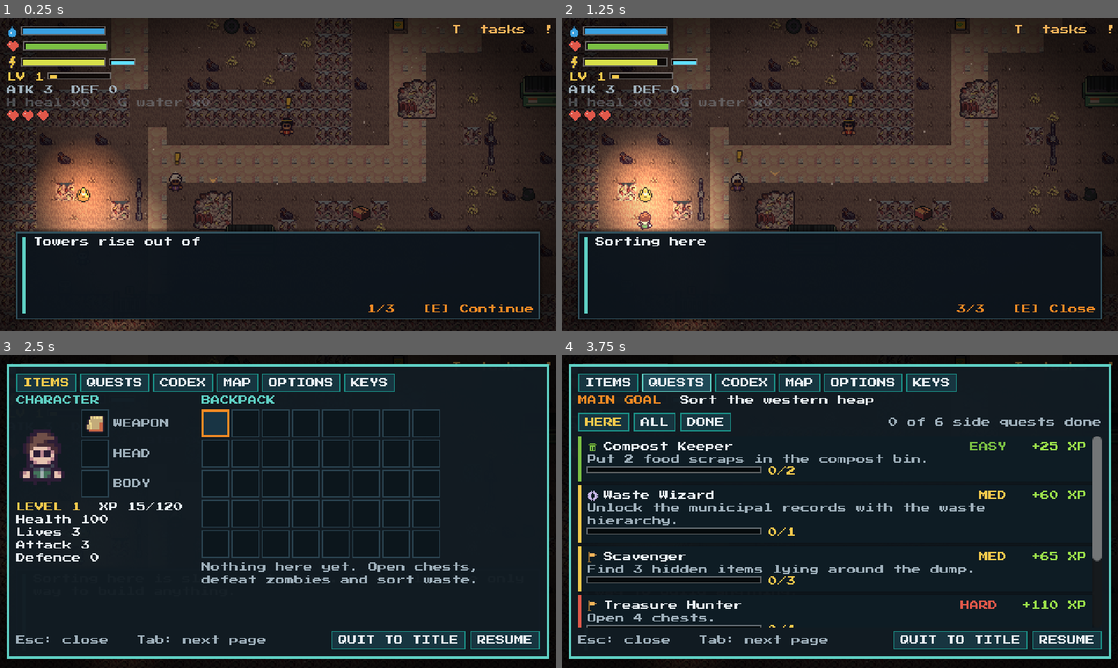
Above: before the commit, frames 1-4 (two rows, left to right).
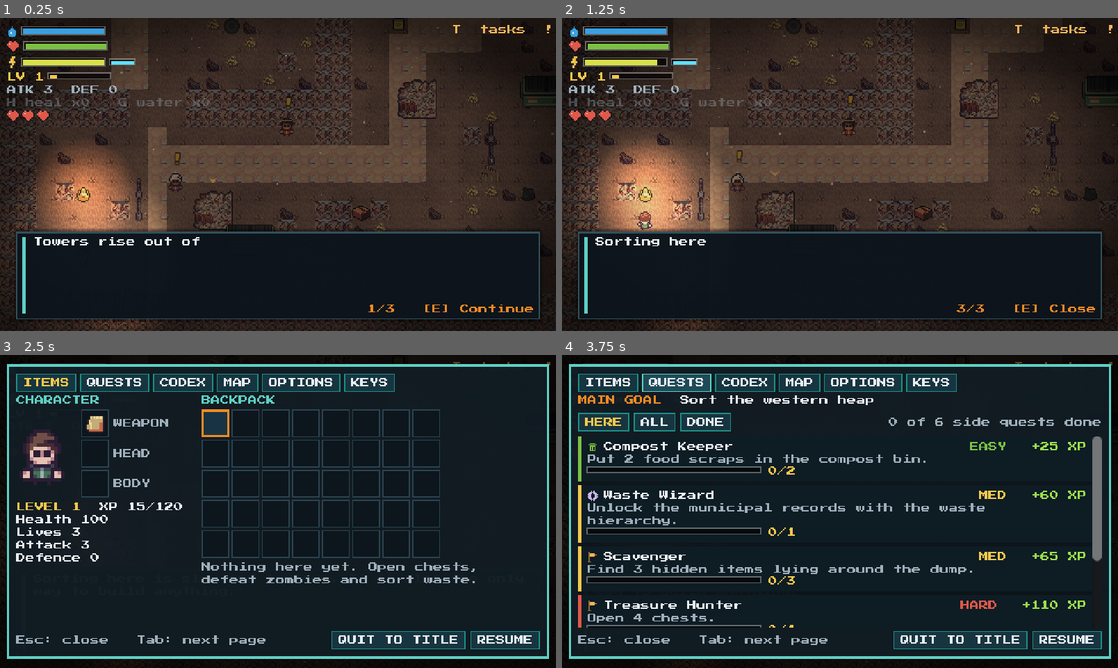
Above: after the commit, the same moments.

Repository: hsan-gg/the-last-drop
Game: Godot game, scene res://world/dump.tscn
The game is run twice, just before and just after one commit, with the same random seed, the same clock (stepped at 60 frames per second) and the same inputs. This scene is started directly instead of the project's main scene.
Inputs (mouse positions are in pixels of both pictures, inside the frame that each line leads up to):
- Up to frame 1 (0.25 s): no input
- Up to frame 2 (1.25 s): tap Enter (ui_accept) at 0.5, 0.77, 1.07 s; move the mouse to (812, 237) at 0.52 s; hold W (move_up) from 0.53 s (still down); tap J (attack) at 0.6 s; click (812, 237) at 0.67 s
- Up to frame 3 (2.5 s): release W (move_up) at 1.25 s; drag from (444, 558) to (83, 558) at 1.27 s; move the mouse to (111, 464) at 2.02 s; hold A (move_left) from 2.03 s (still down); tap I (equipment) at 2.1 s; click (111, 464) at 2.17 s
- Up to frame 4 (3.75 s): release A (move_left) at 2.75 s; click "ITEMS" at 2.75 s; click "QUESTS" at 3.5 s

The runs differ from the first frame. In frame 1, less than 0.1% of the frame differs, in the area x 10-100%, y 1-66%; in frame 2, less than 0.1%, in the area x 3-90%, y 5-68%; in frame 3, less than 0.1%; in frame 4, less than 0.1%.

Commit message:
feat: living world ambience: flowing water, swaying grass, bubbling toxins, air particles and pollution haze per region

Diff:
--- a/data/areas.json
+++ b/data/areas.json
@@ -176,7 +176,15 @@
 				}
 			}
 		},
-		"lit_tint": "#f0d8bc"
+		"lit_tint": "#f0d8bc",
+		"ambience": [
+			"ash",
+			"embers"
+		],
+		"haze": {
+			"color": "#7a6040",
+			"alpha": 0.08
+		}
 	},
 	{
 		"id": "factory",
@@ -359,7 +367,15 @@
 				}
 			}
 		},
-		"lit_tint": "#bcc8f0"
+		"lit_tint": "#bcc8f0",
+		"ambience": [
+			"ash",
+			"flies"
+		],
+		"haze": {
+			"color": "#5a8a40",
+			"alpha": 0.12
+		}
 	},
 	{
 		"id": "dump",
@@ -644,7 +660,15 @@
 				}
 			}
 		},
-		"lit_tint": "#f0dcc4"
+		"lit_tint": "#f0dcc4",
+		"ambience": [
+			"flies",
+			"dust"
+		],
+		"haze": {
+			"color": "#8a7040",
+			"alpha": 0.12
+		}
 	},
 	{
 		"id": "river",
@@ -905,6 +929,14 @@
 				}
 			}
 		},
-		"lit_tint": "#c8e0e4"
+		"lit_tint": "#c8e0e4",
+		"ambience": [
+			"mist",
+			"flies"
+		],
+		"haze": {
+			"color": "#6a7a60",
+			"alpha": 0.1
+		}
 	}
 ]
--- a/test/unit/test_region_generator.gd
+++ b/test/unit/test_region_generator.gd
@@ -143,3 +143,11 @@
 	assert_gt(counts["hard"], counts["medium"])
 	assert_gt(counts["hardcore"], counts["hard"])
 	assert_gte(counts["medium"], counts["easy"])
+
+
+func test_the_world_is_alive_water_toxins_and_air() -> void:
+	var area: GameArea = add_child_autofree(preload("res://world/river.tscn").instantiate())
+	await wait_physics_frames(2)
+	var counts := area.ambience.counts()
+	assert_gt(counts["water"], 0, "the river flows")
+	assert_gt(counts["airs"], 0, "something hangs in the air")
--- /dev/null
+++ b/world/ambience.gd
@@ -0,0 +1,197 @@
+class_name Ambience
+extends Node2D
+## Makes a region feel alive. Drawn over the ground in world space: ripples
+## that drift across water, blades of grass that sway in the wind, bubbles and
+## vapour over toxic puddles. Over the screen: whatever hangs in the air there
+## (dust, ash, spores, smog, fireflies, rain, embers, seeds) and a slow,
+## drifting haze of pollution. Each region picks its mix in data/areas.json
+## ("ambience"). Only cells near the camera are drawn, so big maps stay cheap.
+
+const WATER := "~"
+const TOXIC := "T"
+const GRASS := ","
+const VIEW_MARGIN := 2
+## name -> particle settings for the air layer.
+const AIRS := {
+	"dust": {"amount": 40, "color": Color(0.9, 0.8, 0.6, 0.35), "velocity": Vector2(26, 4), "size": [1.0, 2.0], "life": 6.0},
+	"ash": {"amount": 36, "color": Color(0.85, 0.85, 0.85, 0.35), "velocity": Vector2(8, 14), "size": [1.0, 2.0], "life": 7.0},
+	"spores": {"amount": 34, "color": Color(0.8, 0.6, 0.95, 0.45), "velocity": Vector2(6, -8), "size": [1.0, 2.5], "life": 8.0},
+	"smog": {"amount": 22, "color": Color(0.55, 0.5, 0.4, 0.18), "velocity": Vector2(12, 0), "size": [8.0, 16.0], "life": 9.0},
+	"fireflies": {"amount": 26, "color": Color(0.85, 1.0, 0.6, 0.9), "velocity": Vector2(0, -3), "size": [1.0, 1.5], "life": 6.0},
+	"rain": {"amount": 90, "color": Color(0.6, 0.9, 0.7, 0.35), "velocity": Vector2(-30, 220), "size": [1.0, 1.0], "life": 1.6},
+	"embers": {"amount": 30, "color": Color(1.0, 0.6, 0.25, 0.7), "velocity": Vector2(10, -20), "size": [1.0, 1.5], "life": 4.0},
+	"seeds": {"amount": 18, "color": Color(1.0, 0.95, 0.8, 0.7), "velocity": Vector2(22, -4), "size": [1.0, 2.0], "life": 8.0},
+	"flies": {"amount": 20, "color": Color(0.1, 0.1, 0.1, 0.8), "velocity": Vector2(0, 0), "size": [1.0, 1.0], "life": 3.0},
+	"mist": {"amount": 16, "color": Color(0.8, 0.9, 0.95, 0.12), "velocity": Vector2(6, 0), "size": [10.0, 18.0], "life": 10.0},
+}
+
+var water_color := Color(0.8, 0.9, 0.85, 0.5)
+var grass_color := Color(0.55, 0.6, 0.35)
+var toxic_color := Color(0.6, 1.0, 0.4)
+var _layout: PackedStringArray = PackedStringArray()
+var _water: Array[Vector2i] = []
+var _toxic: Array[Vector2i] = []
+var _grass: Array[Vector2i] = []
+var _time := 0.0
+var _haze: TextureRect
+var _air: CanvasLayer
+
+
+## Sets up the ambience for a layout from the area's config.
+func setup(layout: PackedStringArray, config: Dictionary) -> void:
+	_layout = layout
+	for y in layout.size():
+		for x in layout[y].length():
+			match layout[y][x]:
+				WATER:
+					_water.append(Vector2i(x, y))
+				TOXIC:
+					_toxic.append(Vector2i(x, y))
+				GRASS:
+					_grass.append(Vector2i(x, y))
+	var palette: Dictionary = config.get("ambience_colors", {})
+	water_color = Color(palette.get("water", water_color.to_html()))
+	grass_color = Color(palette.get("grass", grass_color.to_html()))
+	toxic_color = Color(palette.get("toxic", toxic_color.to_html()))
+	_air = CanvasLayer.new()
+	_air.layer = 2
+	add_child(_air)
+	for air: String in config.get("ambience", ["ash"]):
+		if AIRS.has(air):
+			_air.add_child(_make_air(AIRS[air]))
+	var haze: Dictionary = config.get("haze", {})
+	if not haze.is_empty():
+		_air.add_child(_make_haze(Color(haze.get("color", "#6a6040")), float(haze.get("alpha", 0.12))))
+
+
+func counts() -> Dictionary:
+	return {"water": _water.size(), "toxic": _toxic.size(), "grass": _grass.size(), "airs": _air.get_child_count() if _air != null else 0}
+
+
+func _process(delta: float) -> void:
+	_time += delta
+	if _haze != null:
+		_haze.position = Vector2(fposmod(-_time * 6.0, 256.0) - 256.0, fposmod(-_time * 2.0, 256.0) - 256.0)
+	queue_redraw()
+
+
+func _view_cells() -> Rect2i:
+	var camera := get_viewport().get_camera_2d()
+	var size := get_viewport_rect().size
+	var centre := camera.get_screen_center_position() if camera != null else size / 2.0
+	var top_left := Vector2i(((centre - size / 2.0) / MapBuilder.TILE_SIZE).floor()) - Vector2i(VIEW_MARGIN, VIEW_MARGIN)
+	var cells := Vector2i((size / MapBuilder.TILE_SIZE).ceil()) + Vector2i(VIEW_MARGIN, VIEW_MARGIN) * 2
+	return Rect2i(top_left, cells)
+
+
+func _draw() -> void:
+	var view := _view_cells()
+	var tile := float(MapBuilder.TILE_SIZE)
+	for cell in _water:
+		if view.has_point(cell):
+			_draw_water(Vector2(cell) * tile, cell)
+	for cell in _toxic:
+		if view.has_point(cell):
+			_draw_toxic(Vector2(cell) * tile, cell)
+	for cell in _grass:
+		if view.has_point(cell):
+			_draw_grass(Vector2(cell) * tile, cell)
+
+
+## Ripples drifting along with the current, and a glint now and then.
+func _draw_water(at: Vector2, cell: Vector2i) -> void:
+	var phase := float(cell.x * 7 + cell.y * 13)
+	for row in 3:
+		var y := 3.0 + row * 5.0 + sin(_time * 1.5 + phase + row) * 0.6
+		var x := fposmod(_time * (10.0 + row * 4.0) + phase * 3.0, 20.0) - 4.0
+		draw_line(at + Vector2(x, y), at + Vector2(minf(x + 5.0, 16.0), y), water_color, 1.0)
+	if fposmod(_time * 0.7 + phase * 0.13, 4.0) < 0.15:
+		draw_rect(Rect2(at + Vector2(6 + int(phase) % 5, 7), Vector2(2, 1)), Color(1, 1, 1, 0.7))
+
+
+## Bubbles that rise and pop, and a breath of vapour.
+func _draw_toxic(at: Vector2, cell: Vector2i) -> void:
+	var phase := float(cell.x * 5 + cell.y * 11)
+	for bubble in 2:
+		var cycle := fposmod(_time * 0.9 + phase * 0.31 + bubble * 0.5, 1.0)
+		var spot := at + Vector2(4.0 + bubble * 7.0 + sin(phase) * 2.0, 12.0 - cycle * 6.0)
+		draw_circle(spot, 0.8 + cycle * 1.2, Color(toxic_color.r, toxic_color.g, toxic_color.b, 0.8 * (1.0 - cycle)))
+	var rise := fposmod(_time * 0.5 + phase * 0.17, 1.0)
+	draw_circle(at + Vector2(8.0 + sin(_time + phase) * 3.0, 6.0 - rise * 12.0), 2.0 + rise * 3.0, Color(toxic_color.r, toxic_color.g, toxic_color.b, 0.15 * (1.0 - rise)))
+
+
+## A few blades that lean with the wind, each a little out of step.
+func _draw_grass(at: Vector2, cell: Vector2i) -> void:
+	var phase := float(cell.x * 3 + cell.y * 7)
+	var wind := sin(_time * 1.8 + cell.x * 0.35) * 1.6 + sin(_time * 0.7) * 0.8
+	for blade in 3:
+		var root := at + Vector2(3.0 + blade * 5.0 + fmod(phase, 2.0), 15.0)
+		var height := 5.0 + fmod(phase + blade * 3.0, 4.0)
+		draw_line(root, root + Vector2(wind * (0.6 + blade * 0.2), -height), grass_color if blade != 1 else grass_color.lightened(0.15), 1.0)
+
+
+func _make_air(spec: Dictionary) -> CPUParticles2D:
+	var size := get_viewport_rect().size
+	var air := CPUParticles2D.new()
+	air.amount = int(spec["amount"])
+	air.lifetime = float(spec["life"])
+	air.preprocess = float(spec["life"])
+	air.position = size / 2.0
+	air.emission_shape = CPUParticles2D.EMISSION_SHAPE_RECTANGLE
+	air.emission_rect_extents = size * 0.65
+	var velocity: Vector2 = spec["velocity"]
+	air.direction = velocity.normalized() if velocity != Vector2.ZERO else Vector2.RIGHT
+	air.spread = 25.0 if velocity != Vector2.ZERO else 180.0
+	air.initial_velocity_min = velocity.length() * 0.6 if velocity != Vector2.ZERO else 4.0
+	air.initial_velocity_max = velocity.length() * 1.2 if velocity != Vector2.ZERO else 12.0
+	air.gravity = Vector2.ZERO
+	var big := float(spec["size"][1]) > 4.0
+	if big:  # clouds of mist and smog are soft puffs, not squares
+		air.texture = _puff_texture()
+		air.scale_amount_min = float(spec["size"][0]) / 8.0
+		air.scale_amount_max = float(spec["size"][1]) / 8.0
+	else:
+		air.scale_amount_min = float(spec["size"][0])
+		air.scale_amount_max = float(spec["size"][1])
+	air.color = spec["color"]
+	var fade := Gradient.new()
+	fade.colors = PackedColorArray([Color(1, 1, 1, 0), Color(1, 1, 1, 1), Color(1, 1, 1, 1), Color(1, 1, 1, 0)])
+	fade.offsets = PackedFloat32Array([0.0, 0.15, 0.8, 1.0])
+	air.color_ramp = fade
+	return air
+
+
+static var _puff: GradientTexture2D
+
+
+static func _puff_texture() -> GradientTexture2D:
+	if _puff == null:
+		var gradient := Gradient.new()
+		gradient.colors = PackedColorArray([Color.WHITE, Color(1, 1, 1, 0)])
+		_puff = GradientTexture2D.new()
+		_puff.gradient = gradient
+		_puff.width = 16
+		_puff.height = 16
+		_puff.fill = GradientTexture2D.FILL_RADIAL
+		_puff.fill_from = Vector2(0.5, 0.5)
+		_puff.fill_to = Vector2(1.0, 0.5)
+	return _puff
+
+
+## A soft, slowly drifting cloud of colour over everything: the pollution you breathe.
+func _make_haze(color: Color, alpha: float) -> TextureRect:
+	var noise := FastNoiseLite.new()
+	noise.frequency = 0.012
+	noise.fractal_octaves = 3
+	var texture := NoiseTexture2D.new()
+	texture.width = 256
+	texture.height = 256
+	texture.seamless = true
+	texture.noise = noise
+	_haze = TextureRect.new()
+	_haze.texture = texture
+	_haze.stretch_mode = TextureRect.STRETCH_TILE
+	_haze.size = get_viewport_rect().size + Vector2(512, 512)
+	_haze.modulate = Color(color.r, color.g, color.b, alpha)
+	_haze.mouse_filter = Control.MOUSE_FILTER_IGNORE
+	return _haze
--- a/world/game_area.gd
+++ b/world/game_area.gd
@@ -35,6 +35,7 @@
 var _lit_tint := Color.WHITE
 var _hazard_timer := 0.0
 var _spawned := 0
+var ambience: Ambience
 var _reveal_timer := 0.0
 
 @onready var _entities: Node2D = $Entities
@@ -58,6 +59,11 @@
 	var ground := MapBuilder.build_layer(layout, marker_chars, config.get("floor", MapBuilder.GROUND_CHAR), config.get("tileset", ""))
 	add_child(ground)
 	move_child(ground, 0)
+	ambience = Ambience.new()
+	ambience.name = "Ambience"
+	add_child(ambience)
+	move_child(ambience, 1)
+	ambience.setup(layout, config)
 	_place_entities(layout, definitions, marker_chars)
 	AreaLighting.add_player_lantern(_player)
 	_arrive(layout)
Not shown, added: world/ambience.gd.uid
